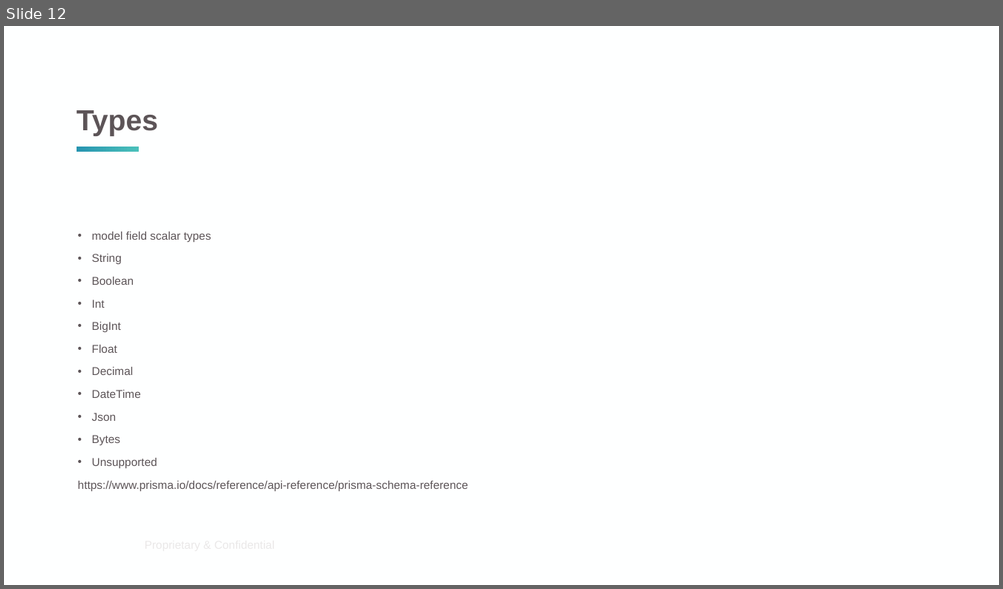
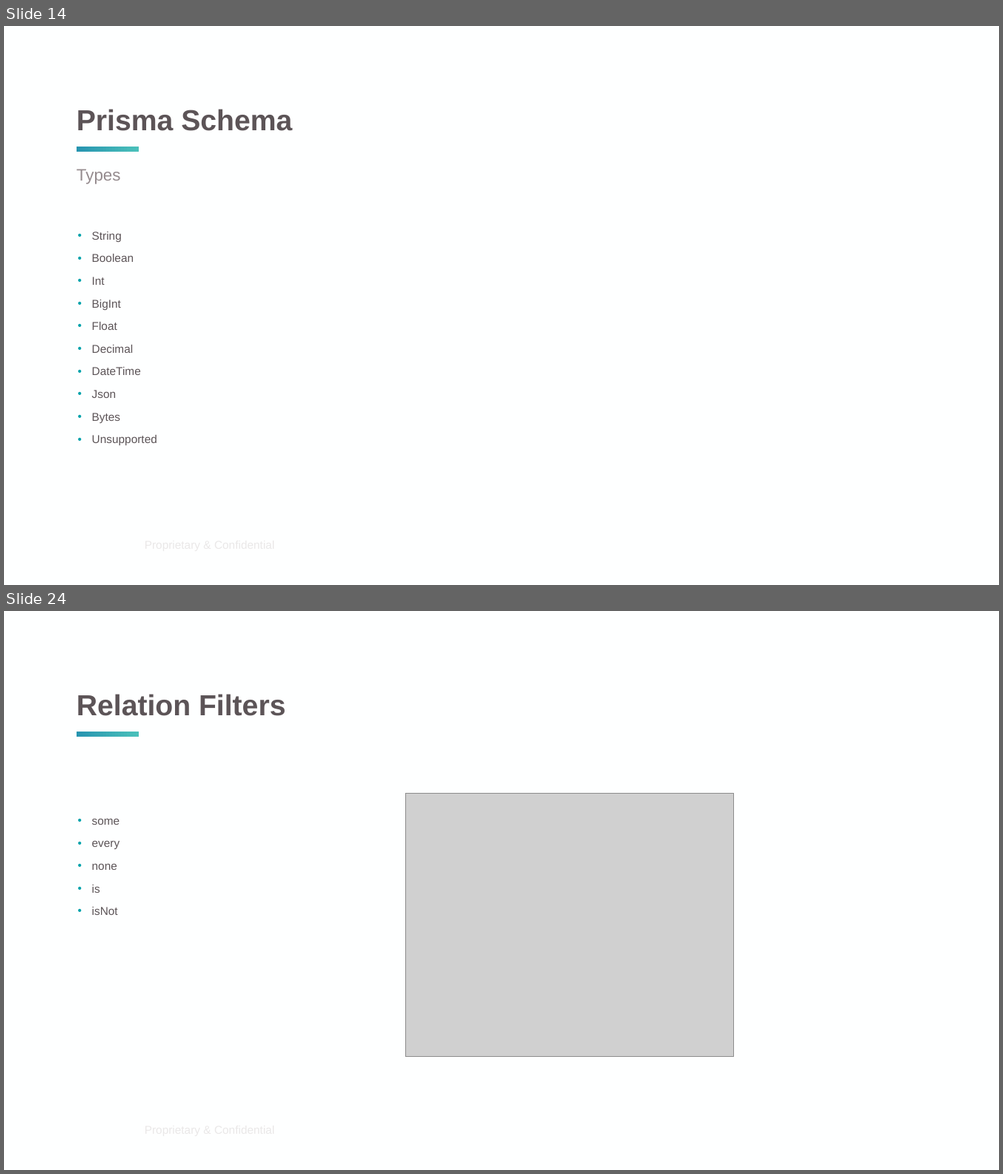
Before and after one commit to pedrompeixoto/nestjs-presentation, a slide deck: data_persistence.pptx. Shown one above the other, each under a label of ours: slide 12 before the commit, slides 14 and 24 after it; the slides between them are not shown. The pictures are 1003x589 and 1003x1174 pixels, drawn with LibreOffice and Linux fonts; fonts in the diff are those of the drawing; grey boxes stand for pictures; background and template pictures are left out. Boxes give left, top, right and bottom in pixels: in the first picture for what was removed or moved away, otherwise in the second. Text is boxed around its words. In the diff, an @@ line names an element or a change of style, - is before the commit and + after.

```diff
--- a/data_persistence.pptx
+++ b/data_persistence.pptx
@@ slide 24 added at (4,611,999,1170), background #FEFFFF; not listed: 2 template elements that a slide beside it also shows @@
@@ title added at (77,694,285,716), 28 pt, text #5C5457, bold @@
+Relation Filters
@@ picture added at (405,793,734,1057) @@
@@ text added at (92,818,120,915), 11 pt, text #5C5457 @@
+• some
+• every
+• none
+• is
+• isNot
@@ what was slide 12 is now slide 14 @@
@@ slide 14 changed as well @@
@@ title at (77,109,292,131): text changed @@
-Types
+Prisma Schema
@@ text added at (77,169,121,184), 16 pt, text #958B8E @@
+Types
@@ text at (92,232,211,242): paragraph removed @@
-• model field scalar types
@@ text at (78,481,468,491): paragraph removed @@
-https://www.prisma.io/docs/reference/api-reference/prisma-schema-reference
```
Also in this commit, not shown: 13 other slides changed, 12 other slides added, 2 slides removed, 13 other files.
